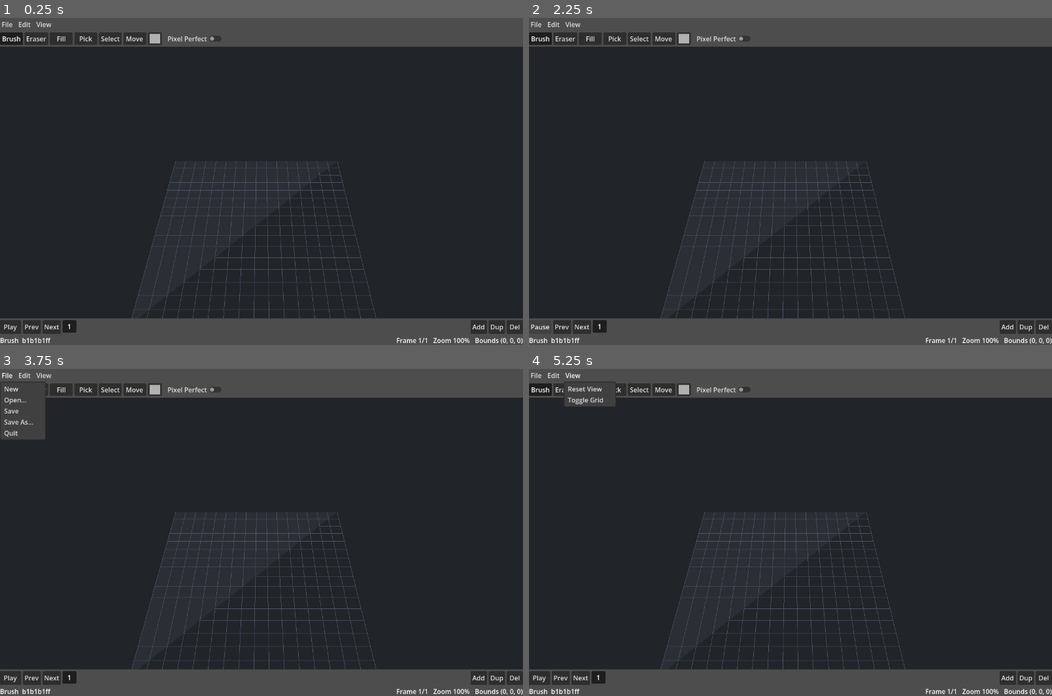
Above: before the commit, frames 1-4 (two rows, left to right).
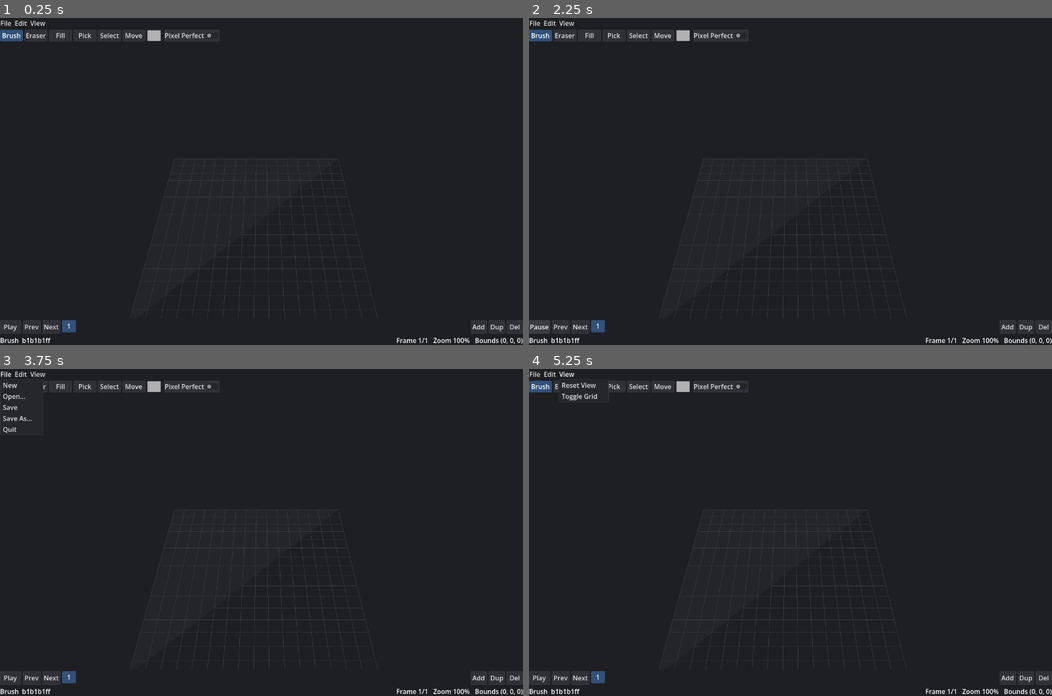
Above: after the commit, the same moments.

Repository: LeonardMeagher2/LVE
Game: Godot game, scene res://ui/main.tscn
Two runs of this game, one before a commit and one after it. Both use one fixed random seed, a clock stepped at 60 frames per second and the inputs below.
Inputs:
- Up to frame 1 (0.25 s): no input
- Up to frame 2 (2.25 s): click "Play" at 0.5 s; click "Next" at 1.25 s; click "Play" at 2 s
- Up to frame 3 (3.75 s): click "Next" at 2.75 s; click "File" at 3.5 s
- Up to frame 4 (5.25 s): click "Edit" at 4.25 s; click "View" at 5 s

The runs differ from the first frame. In frame 1, 17% of the frame differs, in the area x 0-100%, y 0-100%; in frame 2, 17%; in frame 3, 18%; in frame 4, 17%.

Commit message:
Fix known UI defects and apply the dark theme
Verify the status bar, frame bar, and grid defects are clear. Add a dark theme on the root and align the viewport and frame strip colors.

Diff:
--- a/project.godot
+++ b/project.godot
@@ -24,6 +24,10 @@
 window/size/viewport_width=1280
 window/size/viewport_height=800
 window/stretch/aspect="expand"
+
+[rendering]
+
+environment/defaults/default_clear_color=Color(0.118, 0.122, 0.133, 1)
 
 [input]
 
--- a/ui/frame_strip.gd
+++ b/ui/frame_strip.gd
@@ -16,7 +16,7 @@
 		_frame_buttons[j].button_pressed = (j == i)
 		if j == i:
 			var sb := StyleBoxFlat.new()
-			sb.bg_color = Color(0.28, 0.42, 0.62)
+			sb.bg_color = Color(0.192, 0.318, 0.478)
 			sb.set_corner_radius_all(3)
 			_frame_buttons[j].add_theme_stylebox_override("normal", sb)
 		else:
--- a/ui/main.tscn
+++ b/ui/main.tscn
@@ -6,6 +6,7 @@
 [ext_resource type="PackedScene" path="res://viewport/viewport.tscn" id="4_viewport"]
 [ext_resource type="PackedScene" path="res://ui/frame_bar.tscn" id="5_frame"]
 [ext_resource type="PackedScene" path="res://ui/status_bar.tscn" id="6_status"]
+[ext_resource type="Theme" path="res://ui/theme.tres" id="7_theme"]
 
 [node name="Main" type="Control" unique_id=692378193]
 layout_mode = 3
@@ -14,6 +15,7 @@
 anchor_bottom = 1.0
 grow_horizontal = 2
 grow_vertical = 2
+theme = ExtResource("7_theme")
 script = ExtResource("1_main")
 
 [node name="Root" type="VBoxContainer" parent="." unique_id=1369002049]
--- /dev/null
+++ b/ui/theme.tres
@@ -0,0 +1,71 @@
+[gd_resource type="Theme" load_steps=6 format=3]
+
+[sub_resource type="StyleBoxFlat" id="StyleBoxFlat_btn"]
+bg_color = Color(0.184, 0.192, 0.212, 1)
+border_width_left = 1
+border_width_top = 1
+border_width_right = 1
+border_width_bottom = 1
+border_color = Color(0.227, 0.235, 0.259, 1)
+corner_radius_top_left = 2
+corner_radius_top_right = 2
+corner_radius_bottom_right = 2
+corner_radius_bottom_left = 2
+
+[sub_resource type="StyleBoxFlat" id="StyleBoxFlat_hover"]
+bg_color = Color(0.227, 0.235, 0.259, 1)
+border_width_left = 1
+border_width_top = 1
+border_width_right = 1
+border_width_bottom = 1
+border_color = Color(0.227, 0.235, 0.259, 1)
+corner_radius_top_left = 2
+corner_radius_top_right = 2
+corner_radius_bottom_right = 2
+corner_radius_bottom_left = 2
+
+[sub_resource type="StyleBoxFlat" id="StyleBoxFlat_active"]
+bg_color = Color(0.192, 0.318, 0.478, 1)
+border_width_left = 1
+border_width_top = 1
+border_width_right = 1
+border_width_bottom = 1
+border_color = Color(0.192, 0.318, 0.478, 1)
+corner_radius_top_left = 2
+corner_radius_top_right = 2
+corner_radius_bottom_right = 2
+corner_radius_bottom_left = 2
+
+[sub_resource type="StyleBoxFlat" id="StyleBoxFlat_focus"]
+draw_center = false
+border_width_left = 1
+border_width_top = 1
+border_width_right = 1
+border_width_bottom = 1
+border_color = Color(0.192, 0.318, 0.478, 1)
+
+[sub_resource type="StyleBoxFlat" id="StyleBoxFlat_panel"]
+bg_color = Color(0.149, 0.153, 0.169, 1)
+border_width_left = 1
+border_width_top = 1
+border_width_right = 1
+border_width_bottom = 1
+border_color = Color(0.227, 0.235, 0.259, 1)
+corner_radius_top_left = 2
+corner_radius_top_right = 2
+corner_radius_bottom_right = 2
+corner_radius_bottom_left = 2
+
+[resource]
+default_font_color = Color(0.784, 0.792, 0.8, 1)
+Button/styles/normal = SubResource("StyleBoxFlat_btn")
+Button/styles/hover = SubResource("StyleBoxFlat_hover")
+Button/styles/pressed = SubResource("StyleBoxFlat_active")
+Button/styles/focus = SubResource("StyleBoxFlat_focus")
+MenuButton/styles/normal = SubResource("StyleBoxFlat_btn")
+MenuButton/styles/hover = SubResource("StyleBoxFlat_hover")
+MenuButton/styles/pressed = SubResource("StyleBoxFlat_active")
+MenuButton/styles/focus = SubResource("StyleBoxFlat_focus")
+Panel/styles/panel = SubResource("StyleBoxFlat_panel")
+PopupMenu/styles/panel = SubResource("StyleBoxFlat_panel")
+PopupMenu/styles/hover = SubResource("StyleBoxFlat_hover")
--- a/viewport/viewport.tscn
+++ b/viewport/viewport.tscn
@@ -5,15 +5,15 @@
 
 [sub_resource type="StandardMaterial3D" id="StandardMaterial3D_grid"]
 shading_mode = 0
-albedo_color = Color(0.32, 0.35, 0.42, 0.9)
+albedo_color = Color(0.227, 0.235, 0.259, 0.9)
 
 [sub_resource type="StandardMaterial3D" id="StandardMaterial3D_base"]
 shading_mode = 0
-albedo_color = Color(0.17, 0.185, 0.21, 1)
+albedo_color = Color(0.149, 0.153, 0.169, 1)
 
 [sub_resource type="Environment" id="Environment_env"]
 background_mode = 1
-background_color = Color(0.13, 0.14, 0.16, 1)
+background_color = Color(0.118, 0.122, 0.133, 1)
 ambient_light_source = 2
 ambient_light_color = Color(0.55, 0.57, 0.62, 1)
 ambient_light_energy = 1.2
Binary file changed: capture/shots/01_empty.png
Binary file changed: capture/shots/02_painted.png
Binary file changed: capture/shots/03_frames.png
Binary file changed: capture/shots/04_eraser.png
